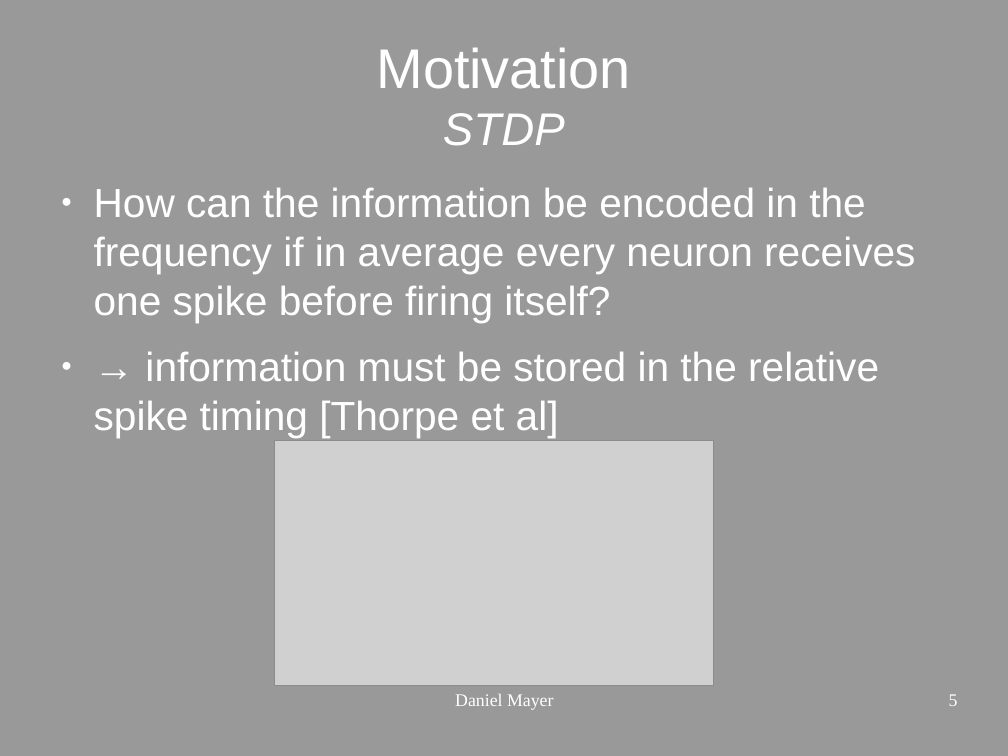
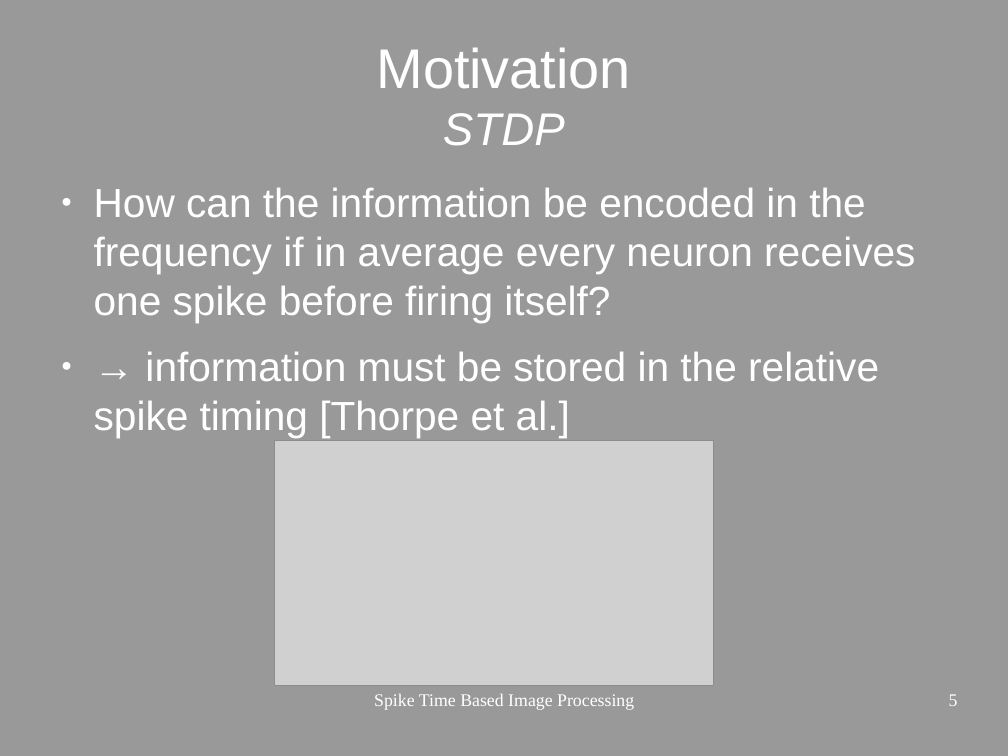
Before and after one commit to gnummig/Spike_time_dependent_plasticity, a slide deck: slide 5 of presentation/STDP_neuromorphics.odp. Drawn at 1008x756 pixels with LibreOffice and Linux fonts; fonts in the diff are those of the drawing; grey boxes stand for pictures. Boxes give left, top, right and bottom in pixels: in the first picture for what was removed or moved away, otherwise in the second. Text is boxed around its words. In the diff, an @@ line names an element or a change of style, - is before the commit and + after.

```diff
--- a/presentation/STDP_neuromorphics.odp
+++ b/presentation/STDP_neuromorphics.odp
@@ text at (x1=94, y1=351, x2=879, y2=438): text changed @@
-● → information must be stored in the relative spike timing [Thorpe et al]
+● → information must be stored in the relative spike timing [Thorpe et al.]
@@ text at (x1=374, y1=694, x2=634, y2=710): text changed @@
-Daniel Mayer
+Spike Time Based Image Processing
```
Also in this commit, not shown: 5 other slides changed, 8 slides added, 1 slide removed, 7 other files.
